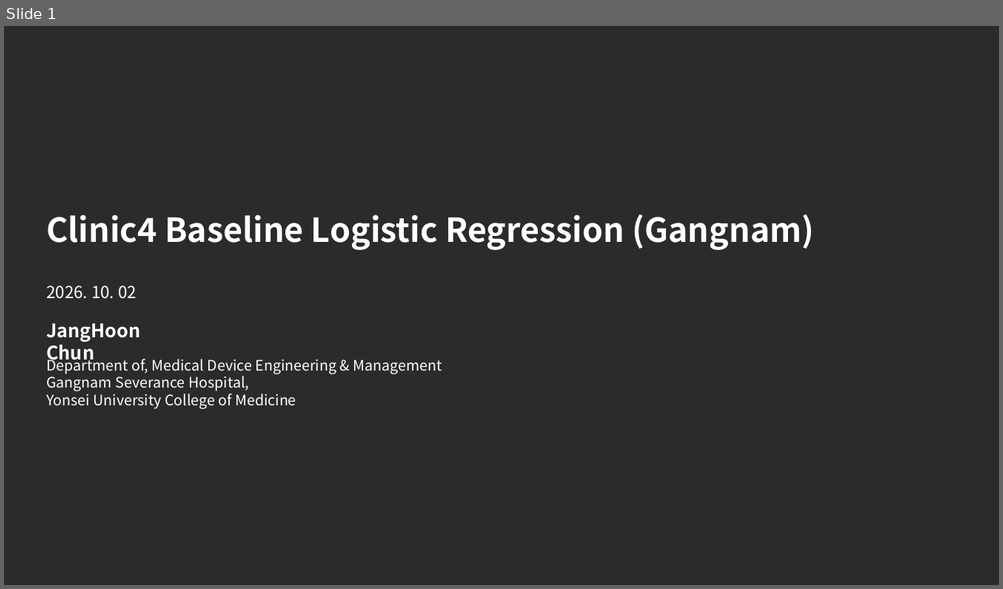
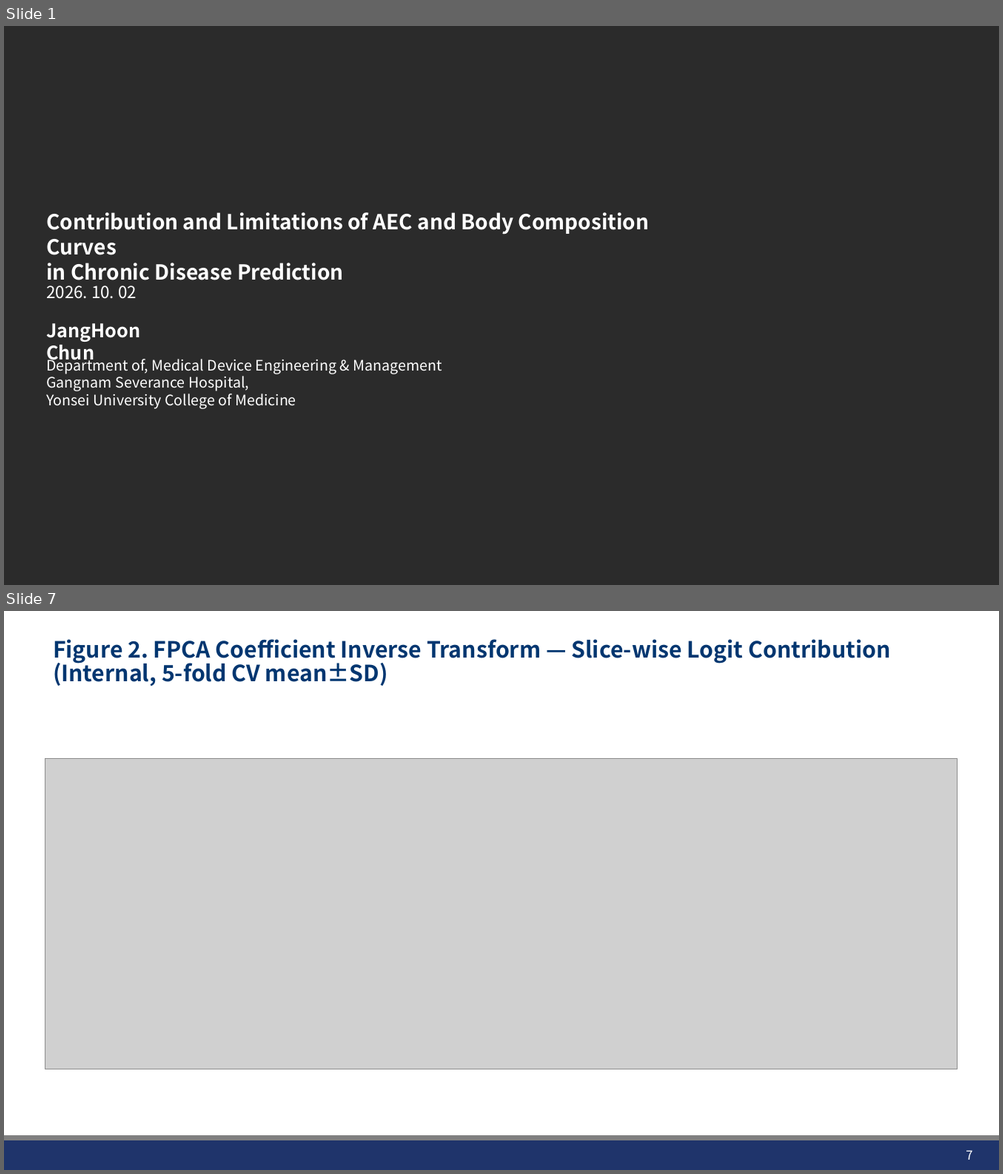
Before and after one commit to JHWannabe/Clinical_Study, a slide deck: docs/261002_연구세미나발표자료.pptx. Shown one above the other, each under a label of ours: slide 1 before the commit, slides 1 and 7 after it; the slides between them are not shown. The pictures are 1003x589 and 1003x1174 pixels, drawn with LibreOffice and Linux fonts; fonts in the diff are those of the drawing; grey boxes stand for pictures; background and template pictures are left out; a plain dark background stands for a picture behind light text. Boxes give left, top, right and bottom in pixels: in the first picture for what was removed or moved away, otherwise in the second. Text is boxed around its words. In the diff, an @@ line names an element or a change of style, - is before the commit and + after.

```diff
--- a/docs/261002_연구세미나발표자료.pptx
+++ b/docs/261002_연구세미나발표자료.pptx
@@ slide 7 added at bbox=[4, 611, 999, 1170], background #FFFFFF @@
@@ title added at bbox=[53, 639, 891, 686], 21.6 pt, text #023670, bold @@
+Figure 2. FPCA Coefficient Inverse Transform — Slice-wise Logit Contribution (Internal, 5-fold CV mean±SD)
@@ picture added at bbox=[45, 759, 958, 1069] @@
@@ rectangle added at bbox=[4, 1141, 999, 1170], fill #1F346B @@
@@ line added from (4, 1139) to (999, 1139), #808080 4.5 pt @@
@@ page number added at bbox=[965, 1150, 972, 1160], 12 pt, text #FFFFFF @@
+7
@@ slide 1 changed as well @@
@@ text at bbox=[46, 212, 649, 281]: text changed; size 32 to 20 pt @@
-Clinic4 Baseline Logistic Regression (Gangnam)
+Contribution and Limitations of AEC and Body Composition Curves
+in Chronic Disease Prediction
```
Also in this commit, not shown: 1 other slide changed, 21 other slides added, 1 slide removed, 11 other files.
